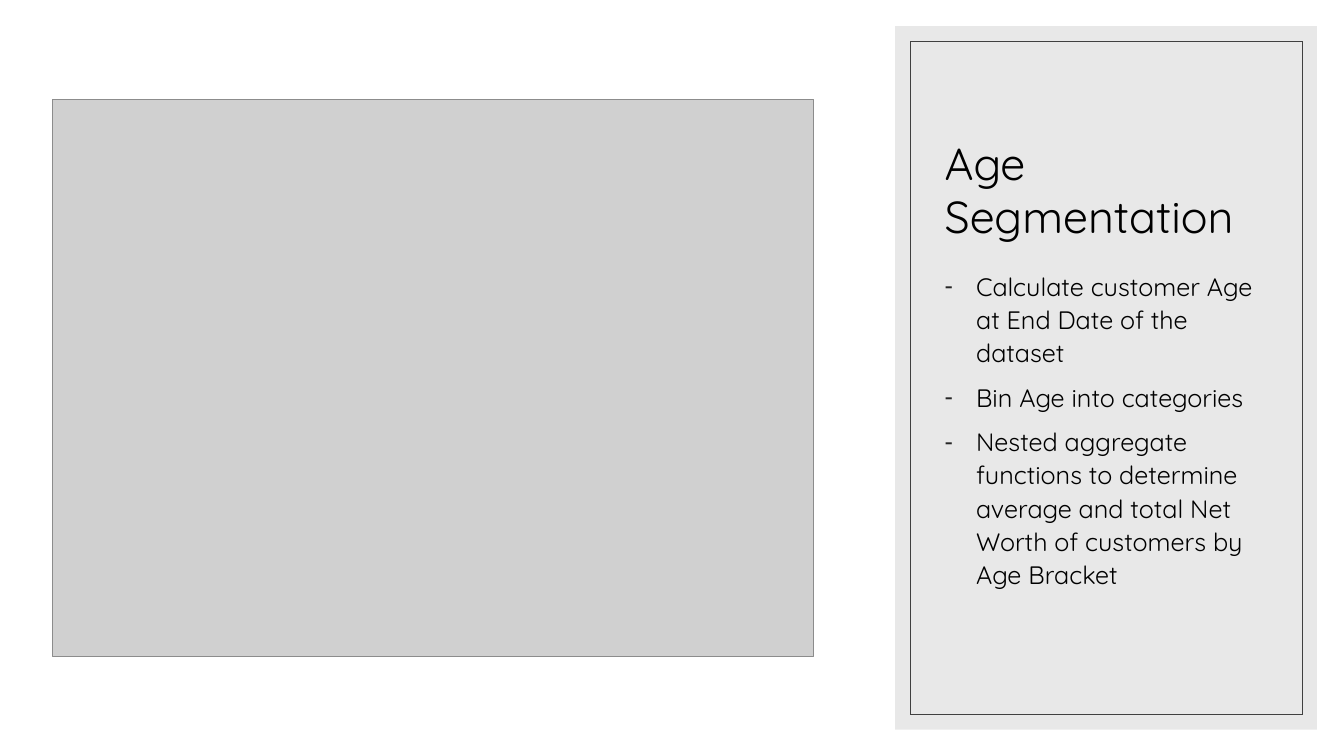
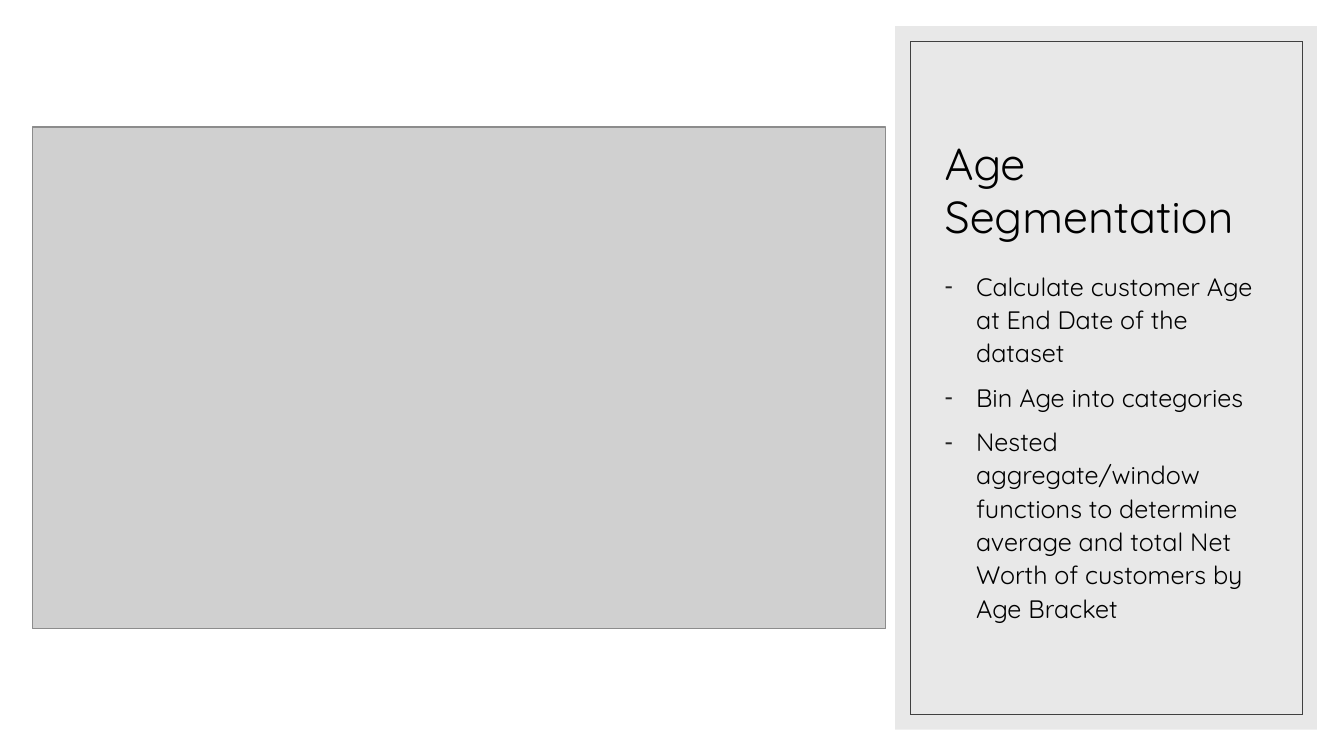
Before and after one commit to SamPurle/Banking_Team_1, a slide deck: slide 4 of SammyPPT.pptx (slide 5 before the commit). Drawn at 1344x756 pixels with LibreOffice and Linux fonts; fonts in the diff are those of the drawing; grey boxes stand for pictures. Boxes give left, top, right and bottom in pixels: in the first picture for what was removed or moved away, otherwise in the second. Text is boxed around its words. In the diff, an @@ line names an element or a change of style, - is before the commit and + after.

```diff
--- a/SammyPPT.pptx
+++ b/SammyPPT.pptx
@@ picture: place and size @@
-picture at bbox=[52, 99, 814, 656]
+picture at bbox=[32, 127, 886, 629]
@@ text at bbox=[976, 432, 1242, 623]: text changed @@
-– Nested aggregate functions to determine average and total Net Worth of customers by Age Bracket
+– Nested aggregate/window functions to determine average and total Net Worth of customers by Age Bracket
```
Also in this commit, not shown: 9 other slides changed, 11 slides added, 3 slides removed, 3 other files.
